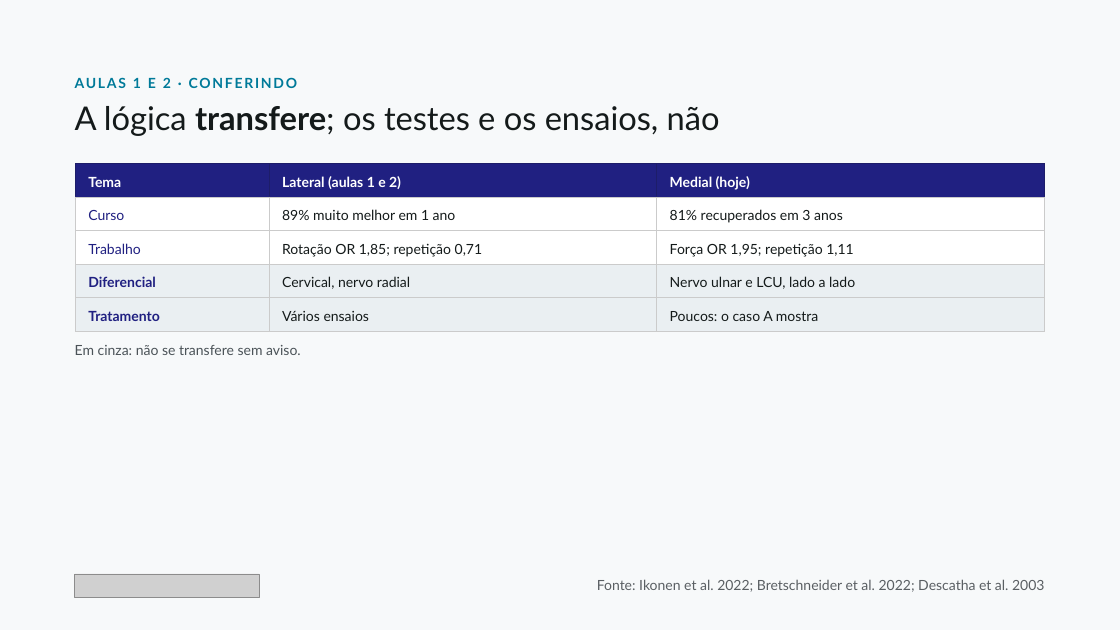
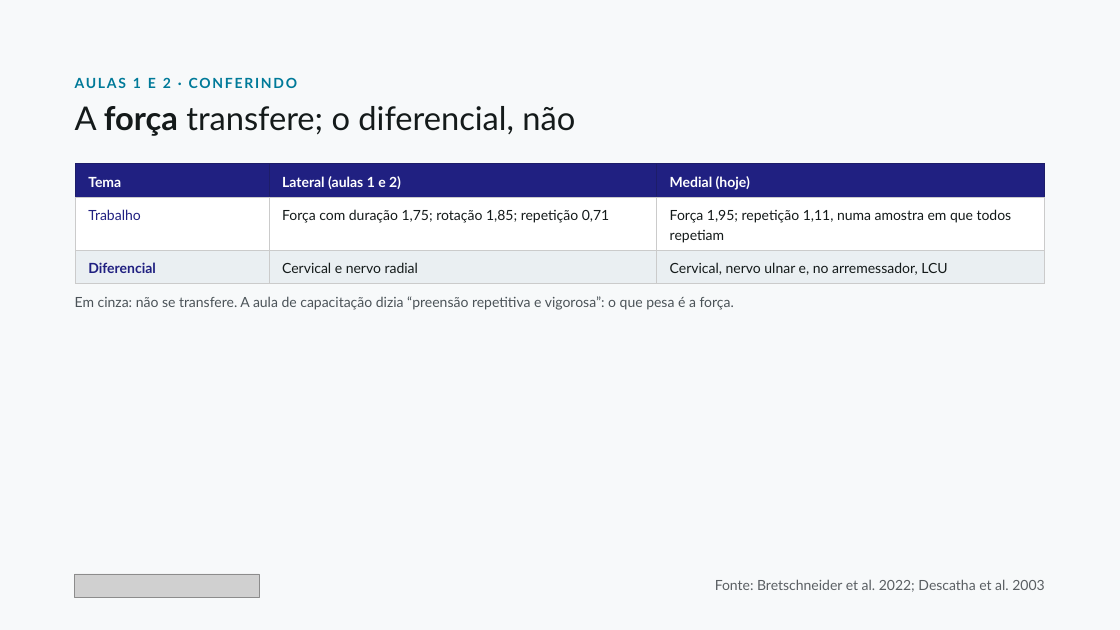
Before and after one commit to dossantosdanieel/illic, a slide deck: slide 4 of aulas/2026-11-cotovelo-medial-e-mao/04_aula/cotovelo-medial-e-mao.pptx. Drawn at 1120x630 pixels with LibreOffice and Linux fonts; fonts in the diff are those of the drawing; grey boxes stand for pictures. Boxes give left, top, right and bottom in pixels: in the first picture for what was removed or moved away, otherwise in the second. Text is boxed around its words. In the diff, an @@ line names an element or a change of style, - is before the commit and + after.

```diff
--- a/aulas/2026-11-cotovelo-medial-e-mao/04_aula/cotovelo-medial-e-mao.pptx
+++ b/aulas/2026-11-cotovelo-medial-e-mao/04_aula/cotovelo-medial-e-mao.pptx
@@ text at box(75, 106, 575, 136): text changed @@
-A lógica transfere; os testes e os ensaios, não
+A força transfere; o diferencial, não
@@ table at box(76, 164, 1044, 284) @@
-row 2: Curso | 89% muito melhor em 1 ano | 81% recuperados em 3 anos
-row 3: Trabalho | Rotação OR 1,85; repetição 0,71 | Força OR 1,95; repetição 1,11
-row 4: Diferencial | Cervical, nervo radial | Nervo ulnar e LCU, lado a lado
-row 5: Tratamento | Vários ensaios | Poucos: o caso A mostra
+row 2: Trabalho | Força com duração 1,75; rotação 1,85; repetição 0,71 | Força 1,95; repetição 1,11, numa amostra em que todos repetiam
+row 3: Diferencial | Cervical e nervo radial | Cervical, nervo ulnar e, no arremessador, LCU
@@ text at box(75, 296, 734, 310): text changed @@
-Em cinza: não se transfere sem aviso.
+Em cinza: não se transfere. A aula de capacitação dizia “preensão repetitiva e vigorosa”: o que pesa é a força.
@@ text at box(715, 579, 1044, 592): text changed @@
-Fonte: Ikonen et al. 2022; Bretschneider et al. 2022; Descatha et al. 2003
+Fonte: Bretschneider et al. 2022; Descatha et al. 2003
```
Also in this commit, not shown: 20 other slides changed, 1 slide removed, 22 other files.
